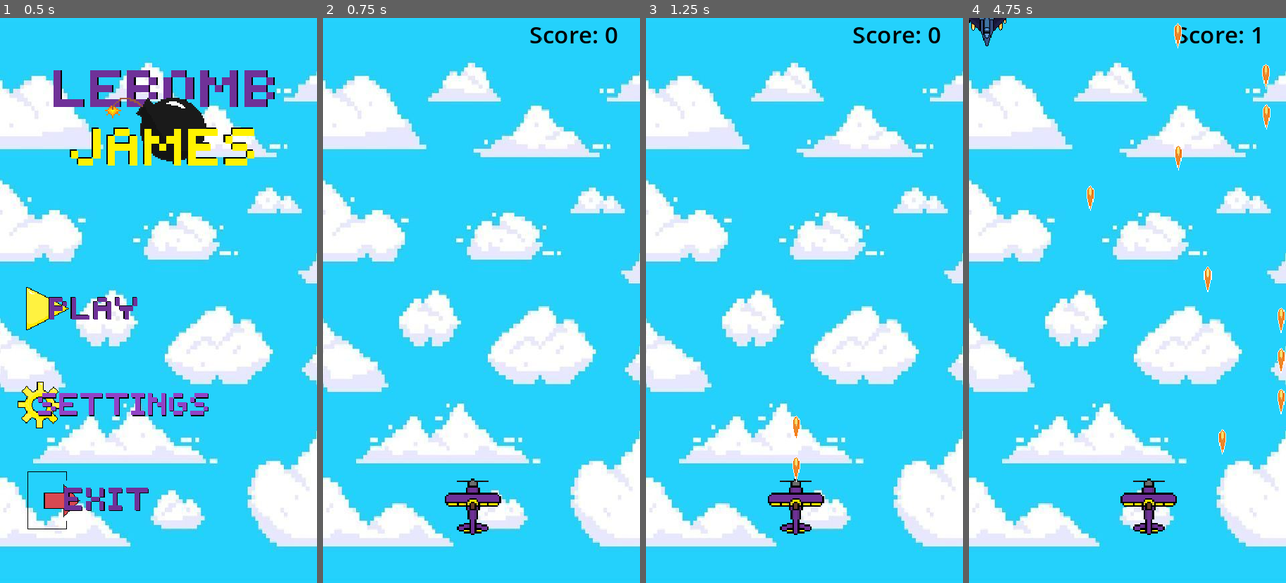
Above: before the commit, frames 1-4 (left to right).
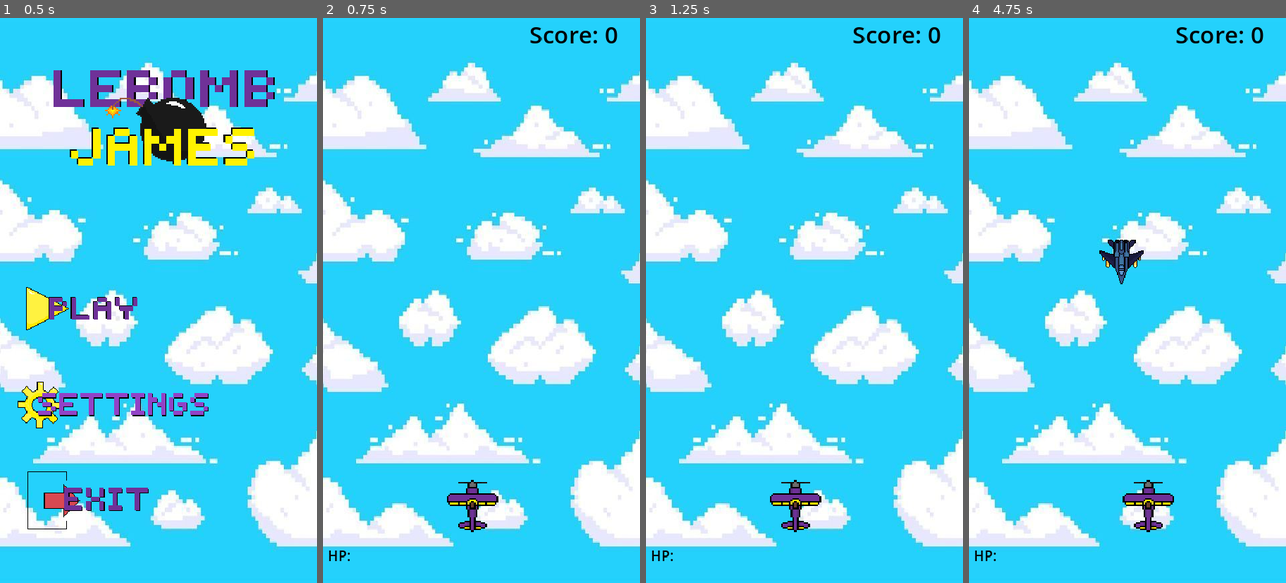
Above: after the commit, the same moments.

Repository: edmundyu2008/LeBombJames
Game: Godot game, scene res://UI/main_menu.tscn
The game is run twice, just before and just after one commit, with the same random seed, the same clock (stepped at 60 frames per second) and the same inputs.
Inputs (mouse positions are in pixels of both pictures, inside the frame that each line leads up to):
- Up to frame 1 (0.5 s): no input
- Up to frame 2 (0.75 s): click (411, 311) at 0.5 s
- Up to frame 3 (1.25 s): no input
- Up to frame 4 (4.75 s): tap Enter (ui_accept) at 1.25, 1.52, 2.27, 3.77, 4.52 s; hold Right (ui_right) 1.28-2.03 s; hold Left (ui_left) 2.03-2.78 s; hold Right (ui_right) 2.78-4.28 s; hold Left (ui_left) from 4.28 s (still down)

Frame 1 is identical in both runs. In frame 2, 0.4% of the frame differs, in the area x 1-57%, y 81-97%; in frame 3, 0.6%; in frame 4, 2.1%, in the area x 0-100%, y 0-97%.
Error after the commit: Parse Error: Too few arguments for "connect()" call. Expected at least 1 but received 0. (res://player_plane/plane.gd:10)

Commit message:
playerhealth not done

Diff:
--- /dev/null
+++ b/components/player_health_component.gd
@@ -0,0 +1,9 @@
+class_name PlayerHealthComponent
+extends Node
+
+@export var stats_component: StatsComponent
+
+@export var adjust_amount = 1
+
+func adjust_health(amount:int = adjust_amount):
+	stats_component.health -= amount
--- a/main.gd
+++ b/main.gd
@@ -1,14 +1,17 @@
 extends Node2D
 
 @export var game_stats: GameStats
+@export var player_health_component: PlayerHealthComponent
 
 @onready var plane: Node2D = $Plane
 @onready var score_label: Label = $ScoreLabel
+@onready var health_label: Label = $HealthLabel
 
 func _ready() -> void:
 	randomize()
 	update_score_label(game_stats.score)
 	game_stats.score_changed.connect(update_score_label)
+	update_health_label(player_health_component.health)
 
 	plane.tree_exiting.connect(func():
 		await get_tree().create_timer(1.0).timeout
@@ -17,3 +20,6 @@
 
 func update_score_label(new_score: int) -> void:
 	score_label.text = "Score: " + str(new_score)
+
+func update_health_label(new_health: int) -> void:
+	health_label.text = "Score: " + str(new_health)
--- a/main.tscn
+++ b/main.tscn
@@ -27,3 +27,12 @@
 theme_override_colors/font_color = Color(0, 0, 0, 1)
 theme_override_font_sizes/font_size = 40
 text = "SCORE"
+
+[node name="HealthLabel" type="Label" parent="."]
+offset_left = 8.0
+offset_top = 896.0
+offset_right = 128.0
+offset_bottom = 968.0
+theme_override_colors/font_color = Color(0, 0, 0, 1)
+theme_override_font_sizes/font_size = 24
+text = "HP:"
--- a/opps/minibosses_dallas.tscn
+++ b/opps/minibosses_dallas.tscn
@@ -20,13 +20,6 @@
 "speed": 5.0
 }]
 
-[sub_resource type="CapsuleShape2D" id="CapsuleShape2D_aog4w"]
-radius = 35.0
-height = 70.0
-
-[sub_resource type="CircleShape2D" id="CircleShape2D_yuawi"]
-radius = 31.0644
-
 [node name="MinibossesDallas" instance=ExtResource("1_tprkt")]
 script = ExtResource("2_37vji")
 
@@ -42,12 +35,13 @@
 position = Vector2(5.96046e-08, -3)
 scale = Vector2(6.45, 3.7)
 
-[node name="CollisionShape2D" type="CollisionShape2D" parent="HurtboxComponent" index="0"]
-position = Vector2(0, -3)
-shape = SubResource("CapsuleShape2D_aog4w")
+[node name="CollisionPolygon2D" type="CollisionPolygon2D" parent="HurtboxComponent" index="0"]
+polygon = PackedVector2Array(-27, -41, 25, -41, 34, -31, 34, -26, 17, -18, 32, -3, 61, -3, 61, 8, 13, 8, -1, 35, -13, 9, -62, 9, -62, -3, -32, -3, -19, -18, -35, -26, -35, -31)
 
-[node name="CollisionShape2D" type="CollisionShape2D" parent="HitboxComponent" index="0"]
-shape = SubResource("CircleShape2D_yuawi")
+[node name="CollisionPolygon2D" type="CollisionPolygon2D" parent="HitboxComponent" index="0"]
+position = Vector2(3.57628e-07, -2.38419e-07)
+scale = Vector2(0.937386, 0.88621)
+polygon = PackedVector2Array(-1, 35, 13, 8, 61, 8, 61, -3, 32, -3, 13.8683, -20.3112, 30.9371, -30.4668, 33.0707, -34.9804, 25, -41, -27, -41, -33.0707, -36.1088, -32.0039, -30.4668, -17.0687, -20.3112, -33, -3, -62, -3, -62, 9, -14, 9)
 
 [node name="ScoreComponent" parent="." index="7"]
 adjust_amount = 5
--- a/opps/opp_generator.gd
+++ b/opps/opp_generator.gd
@@ -2,6 +2,7 @@
 
 @export var EnemyDallasScene: PackedScene
 @export var Minibosses_dallasScene: PackedScene
+@export var game_stats: GameStats
 
 var margin = 8
 var screen_width = ProjectSettings.get_setting("display/window/size/viewport_width")
@@ -11,10 +12,14 @@
 @onready var miniboss_spawn_timer: Timer = $MinibossSpawnTimer
 func _ready() -> void:
 	enemy_spawn_timer.timeout.connect(handle_spawn.bind(EnemyDallasScene, enemy_spawn_timer))
-	miniboss_spawn_timer.timeout.connect(handle_spawn.bind(Minibosses_dallasScene, miniboss_spawn_timer))
+	miniboss_spawn_timer.timeout.connect(handle_spawn.bind(Minibosses_dallasScene, miniboss_spawn_timer, 10.0))
+	game_stats.score_changed.connect(func(new_score: int):
+		if new_score > 15:
+			miniboss_spawn_timer.process_mode = Node.PROCESS_MODE_INHERIT
+	)
 
-
-func handle_spawn(enemy_scene: PackedScene, timer: Timer) -> void:
+func handle_spawn(enemy_scene: PackedScene, timer: Timer, time_offset: float = 1.0) -> void:
 	spawner_component.scene = enemy_scene
 	spawner_component.spawn(Vector2(randf_range(margin,screen_width-margin), -16))
-	timer.start()
+	var spawn_rate = time_offset / (0.5 + (game_stats.score * 0.01))
+	timer.start(spawn_rate + randf_range(0.25, 0.5))
--- a/opps/opp_generator.tscn
+++ b/opps/opp_generator.tscn
@@ -1,14 +1,16 @@
-[gd_scene load_steps=5 format=3 uid="uid://cay4vl7nga5bg"]
+[gd_scene load_steps=6 format=3 uid="uid://cay4vl7nga5bg"]
 
 [ext_resource type="Script" path="res://opps/opp_generator.gd" id="1_1msbo"]
 [ext_resource type="Script" path="res://components/spawner_component.gd" id="1_f8ivy"]
 [ext_resource type="PackedScene" uid="uid://0458jylbf5qd" path="res://opps/enemydallas.tscn" id="2_je1k7"]
 [ext_resource type="PackedScene" uid="uid://dy1a3ag5gdkam" path="res://opps/minibosses_dallas.tscn" id="3_bgo7s"]
+[ext_resource type="Resource" uid="uid://crfoy43it46ev" path="res://game_stats.tres" id="4_2i0ya"]
 
 [node name="OppGenerator" type="Node2D"]
 script = ExtResource("1_1msbo")
 EnemyDallasScene = ExtResource("2_je1k7")
 Minibosses_dallasScene = ExtResource("3_bgo7s")
+game_stats = ExtResource("4_2i0ya")
 
 [node name="SpawnerComponent" type="Node2D" parent="."]
 script = ExtResource("1_f8ivy")
@@ -19,6 +21,7 @@
 autostart = true
 
 [node name="MinibossSpawnTimer" type="Timer" parent="."]
+process_mode = 4
 wait_time = 10.0
 one_shot = true
 autostart = true
--- a/player_plane/plane.gd
+++ b/player_plane/plane.gd
@@ -3,10 +3,11 @@
 @onready var muzzle: Marker2D = $Muzzle
 @onready var spawner_component: SpawnerComponent = $SpawnerComponent as SpawnerComponent
 @onready var fire_rate_timer: Timer = $FireRateTimer
+@onready var stats_component: StatsComponent = $StatsComponent as StatsComponent
 
 func _ready() -> void:
 	fire_rate_timer.timeout.connect(fire_lasers)
-
+	stats_component.health_changed.connect()
 
 func fire_lasers() -> void:
 	spawner_component.spawn(muzzle.global_position)
--- a/player_plane/plane.tscn
+++ b/player_plane/plane.tscn
@@ -31,8 +31,8 @@
 script = ExtResource("2_uqb5y")
 
 [node name="AnimatedSprite2D" type="AnimatedSprite2D" parent="."]
-position = Vector2(1, 2)
-scale = Vector2(1.5, 1.5)
+position = Vector2(0, 4.76837e-07)
+scale = Vector2(1.3625, 1.375)
 sprite_frames = SubResource("SpriteFrames_87lq6")
 
 [node name="MoveComponent" type="Node" parent="." node_paths=PackedStringArray("actor")]
@@ -65,6 +65,8 @@
 script = ExtResource("10_l1c4b")
 
 [node name="CollisionPolygon2D" type="CollisionPolygon2D" parent="HurtboxComponent"]
+position = Vector2(-0.0361948, -2.48132)
+scale = Vector2(0.927632, 0.962644)
 polygon = PackedVector2Array(-42, -24, -12, -24, -12, -34, -9, -34, -9, -43, 8, -43, 8, -34, 11, -34, 11, -25, 42, -25, …(315 unchanged characters)…
 
 [node name="HurtComponent" type="Node" parent="." node_paths=PackedStringArray("stats_component", "hurtbox_component")]
Not shown: 1 places in opps/minibosses_dallas.tscn that only renumber resources
